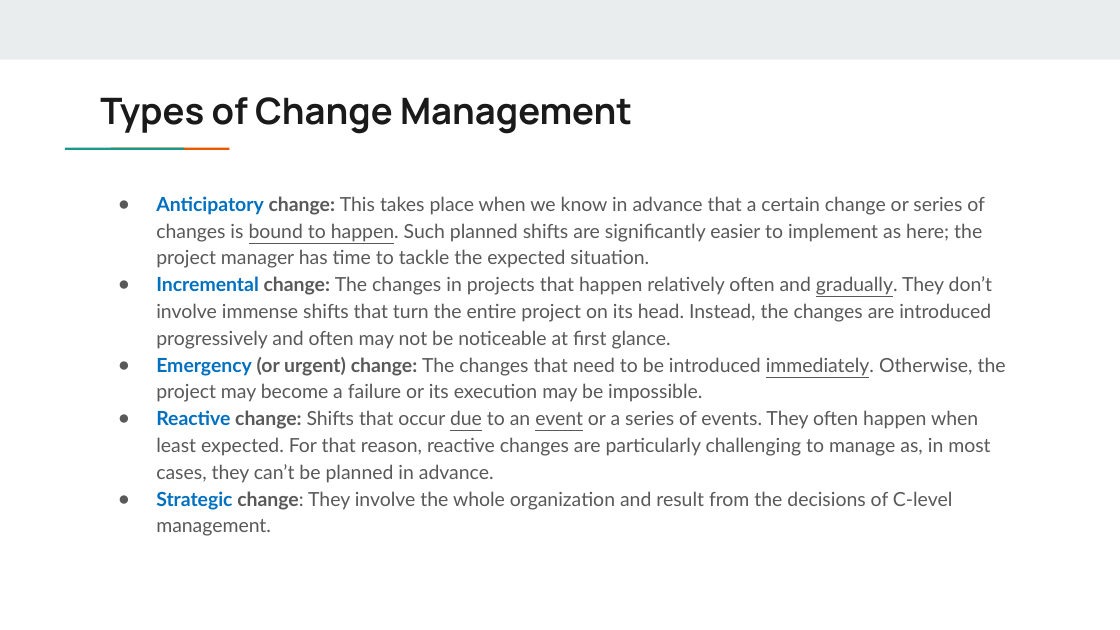
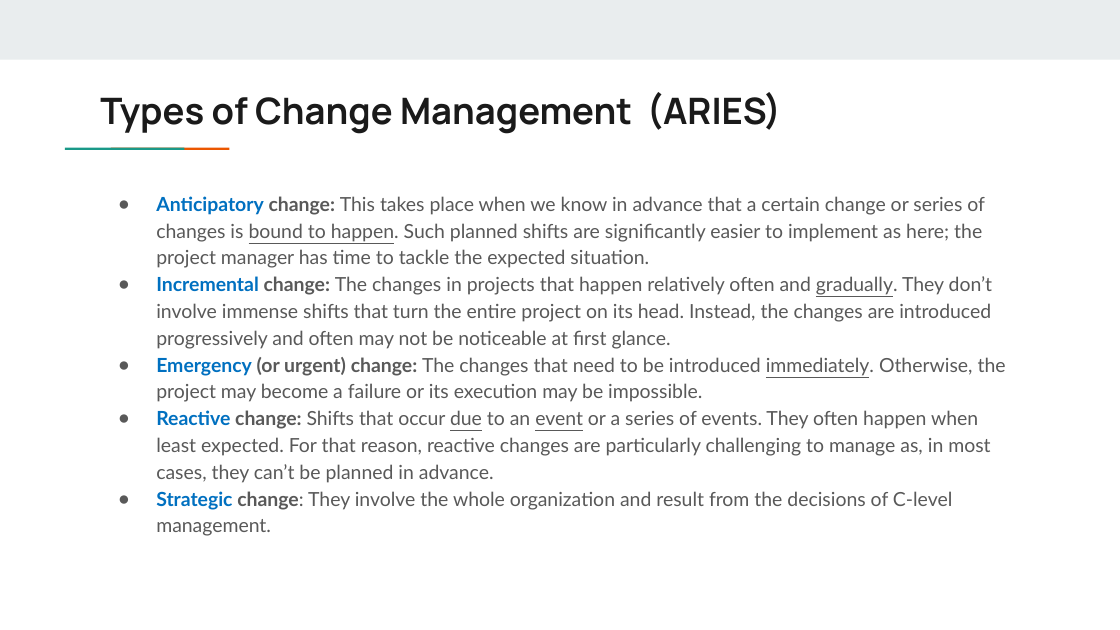
Before and after one commit to GoonerMAK/SWE_4801_Software_Maintenance, a slide deck: slide 15 of Chapter 3.pptx. Drawn at 1120x630 pixels with LibreOffice and Linux fonts; fonts in the diff are those of the drawing. Boxes give left, top, right and bottom in pixels: in the first picture for what was removed or moved away, otherwise in the second. Text is boxed around its words. In the diff, an @@ line names an element or a change of style, - is before the commit and + after.

```diff
--- a/Chapter 3.pptx
+++ b/Chapter 3.pptx
@@ title at <box>100,92,781,134</box>: text changed @@
-Types of Change Management
+Types of Change Management (ARIES)
```
Also in this commit, not shown: 9 other files.
